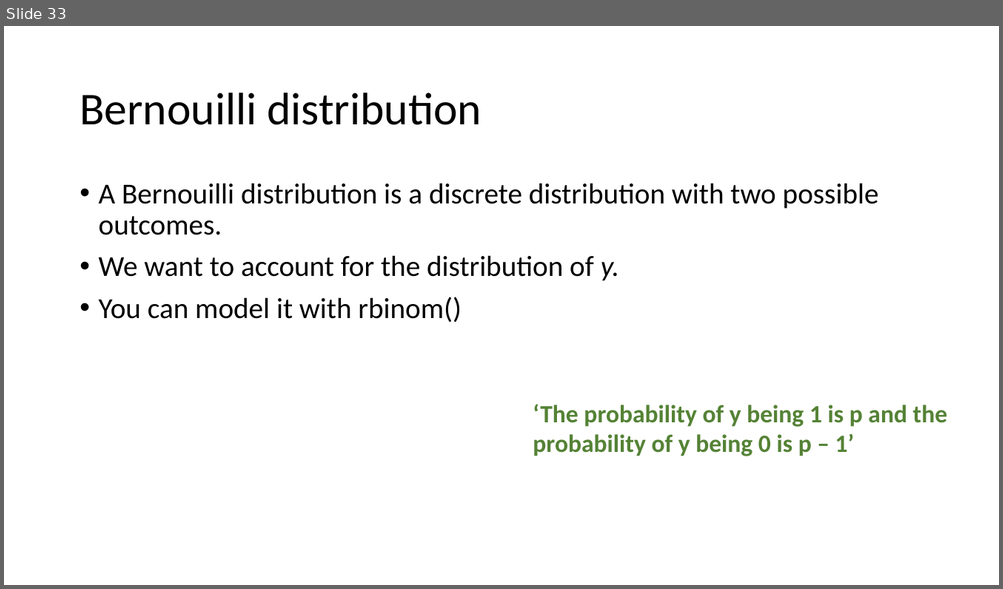
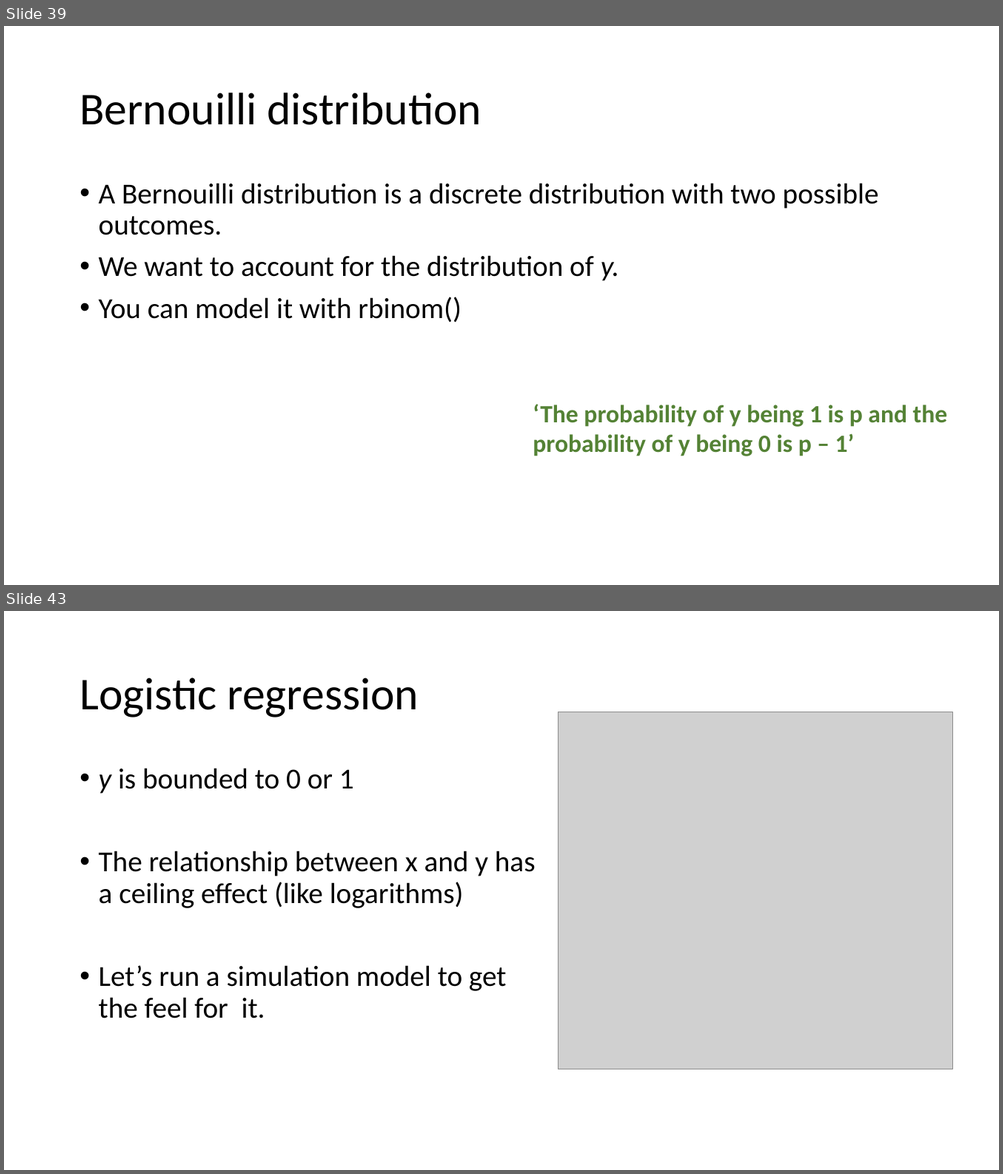
Before and after one commit to ajrtallman/StatisticsinLinguistics_FSU_2023_2024, a slide deck: 02_slides/Statistics for linguists 2023-12-06.odp. Shown one above the other, each under a label of ours: slide 33 before the commit, slides 39 and 43 after it; the slides between them are not shown. The pictures are 1003x589 and 1003x1174 pixels, drawn with LibreOffice and Linux fonts; fonts in the diff are those of the drawing; grey boxes stand for pictures. Boxes give left, top, right and bottom in pixels: in the first picture for what was removed or moved away, otherwise in the second. Text is boxed around its words. In the diff, an @@ line names an element or a change of style, - is before the commit and + after.

```diff
--- a/02_slides/Statistics for linguists 2023-12-06.odp
+++ b/02_slides/Statistics for linguists 2023-12-06.odp
@@ slide 43 added at <box>4,611,999,1170</box>, background #FFFFFF @@
@@ title added at <box>79,678,418,718</box>, 44 pt, text #000000 @@
+Logistic regression
@@ picture added at <box>558,712,952,1069</box> @@
@@ text added at <box>99,768,535,1019</box>, 28 pt, text #000000 @@
+• y is bounded to 0 or 1
+• The relationship between x and y has a ceiling effect (like logarithms)
+• Let’s run a simulation model to get the feel for it.
@@ what was slide 33 is now slide 39 @@
```
Also in this commit, not shown: 1 slide changed, 27 other slides added, 2 slides removed.
